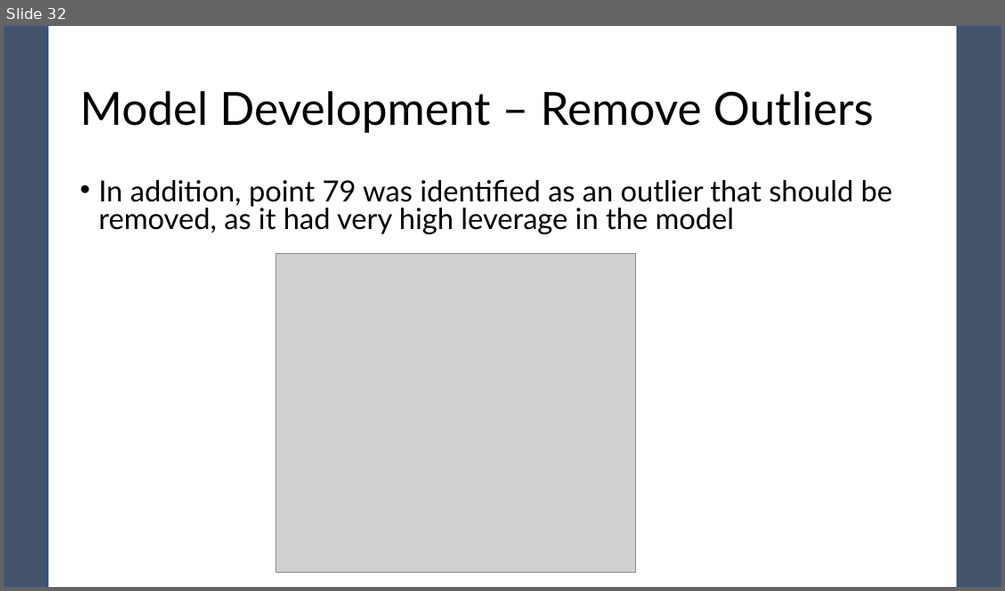
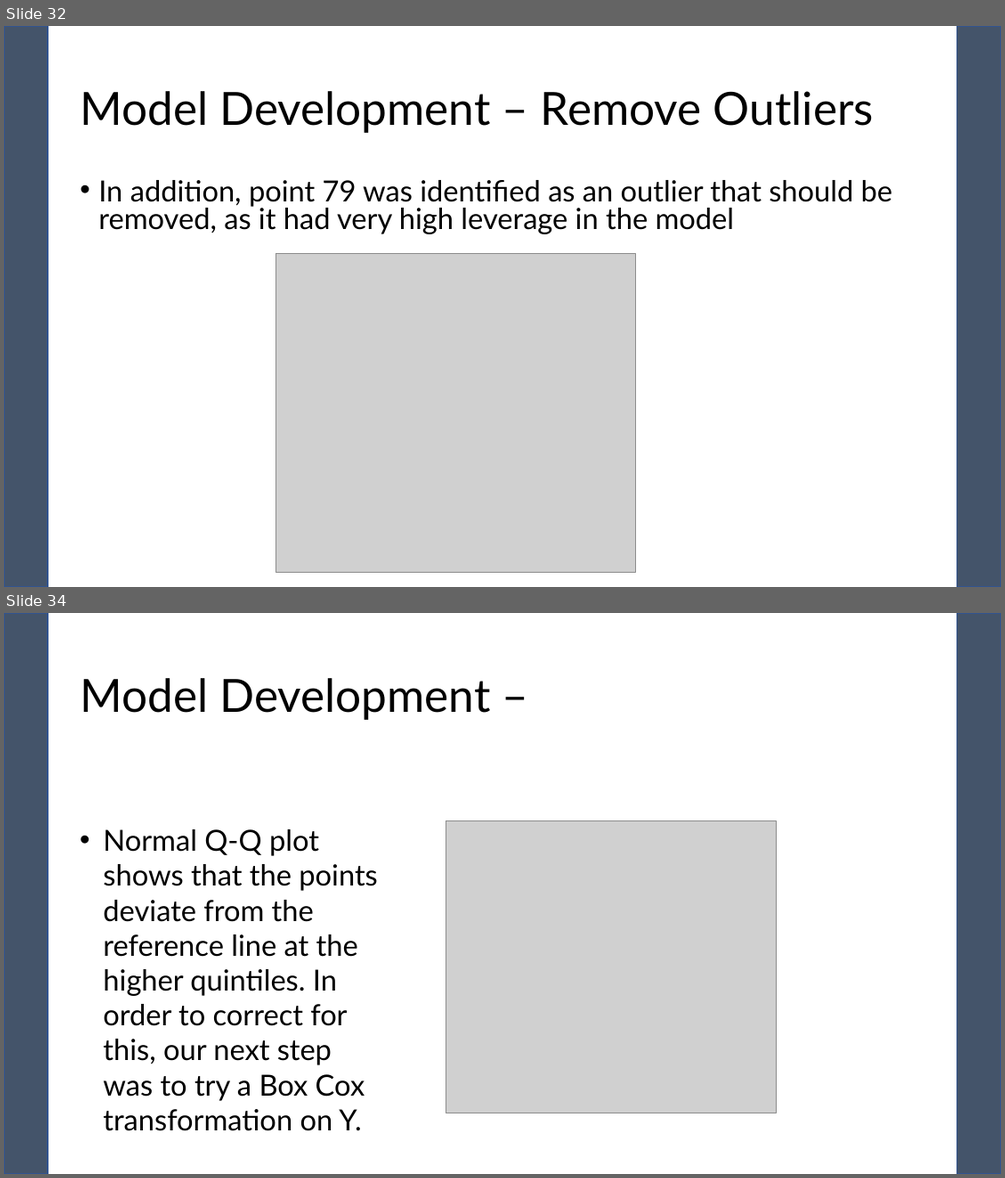
Before and after one commit to pewilliams/regression-mei-team-proj, a slide deck: presentation/Team-25.pptx. Shown one above the other, each under a label of ours: slide 32 before the commit, slides 32 and 34 after it; the slides between them are not shown. The pictures are 1005x591 and 1005x1178 pixels, drawn with LibreOffice and Linux fonts; fonts in the diff are those of the drawing; grey boxes stand for pictures. Boxes give left, top, right and bottom in pixels: in the first picture for what was removed or moved away, otherwise in the second. Text is boxed around its words. In the diff, an @@ line names an element or a change of style, - is before the commit and + after.

```diff
--- a/presentation/Team-25.pptx
+++ b/presentation/Team-25.pptx
@@ slide 34 added at (4,613,1001,1174), background #FFFFFF; not listed: 2 template elements that a slide beside it also shows @@
@@ title added at (80,678,490,720), 44 pt, text #000000 @@
+Model Development –
@@ picture added at (446,821,777,1112) @@
@@ text added at (103,829,377,1131), 28 pt, text #000000 @@
+• Normal Q-Q plot shows that the points deviate from the reference line at the higher quintiles. In order to correct for this, our next step was to try a Box Cox transformation on Y.
```
Also in this commit, not shown: 1 slide changed.
